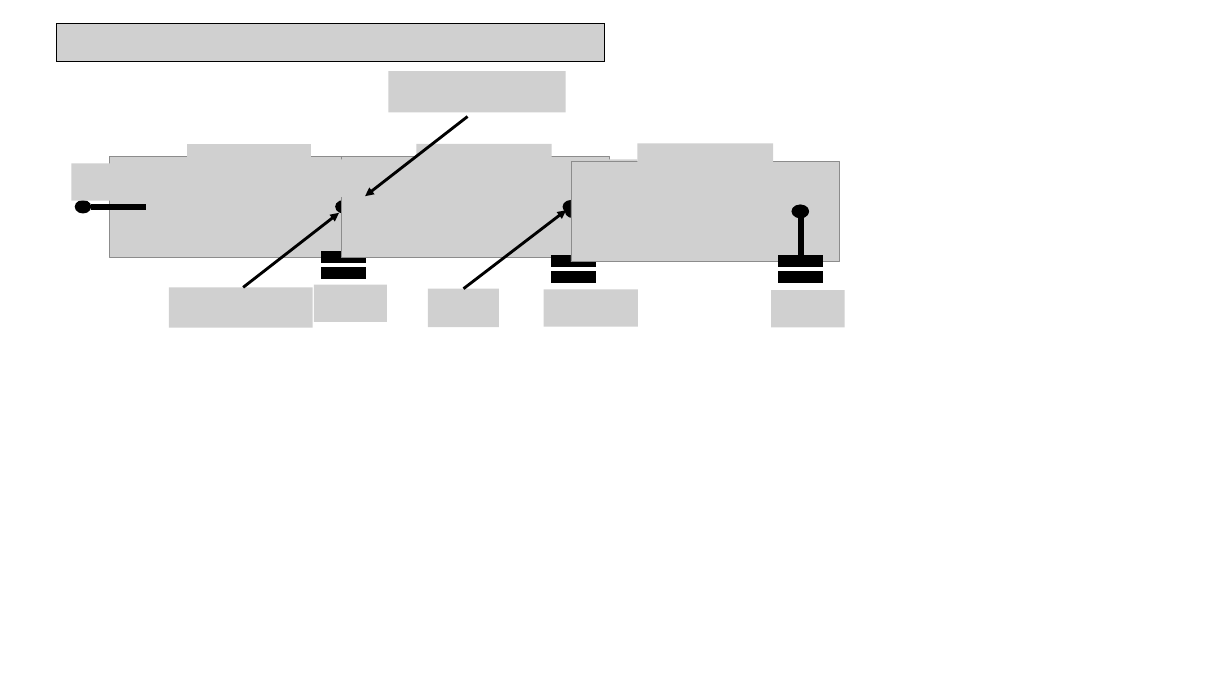
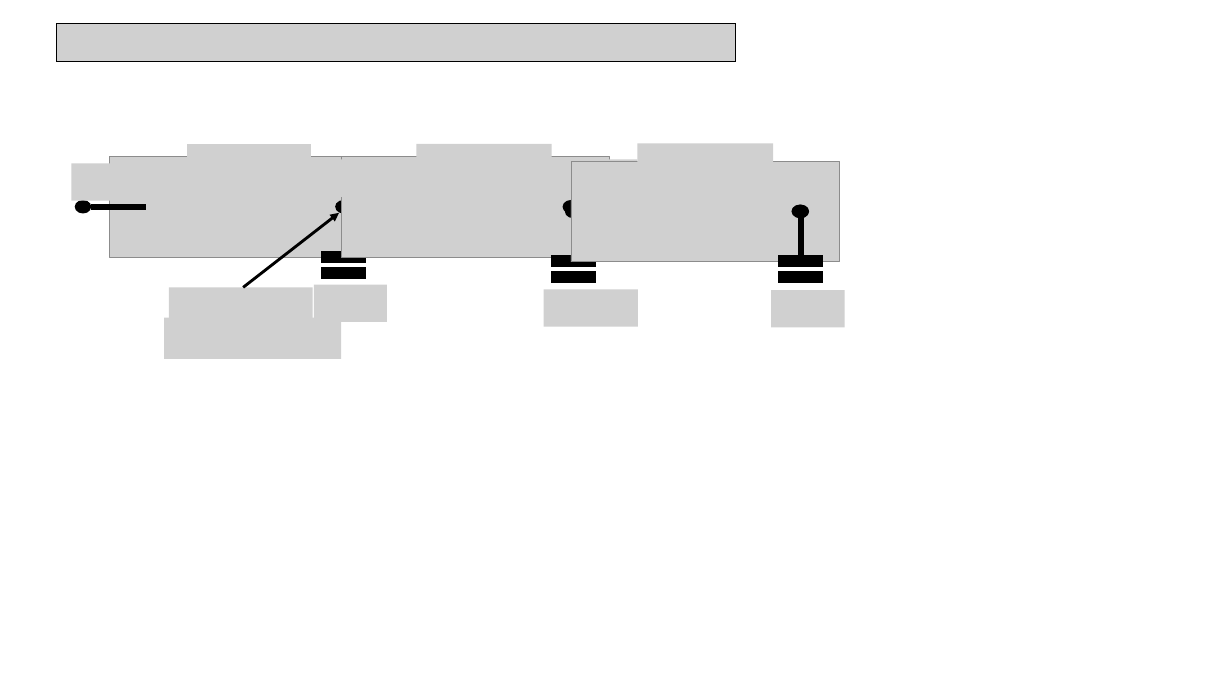
Before and after one commit to xixihaha1995/Hybrid_RC_GGMR, a slide deck: slide 1 of rc_network.pptx (slide 2 before the commit). Drawn at 1232x693 pixels with LibreOffice and Linux fonts; fonts in the diff are those of the drawing; grey boxes stand for pictures. Boxes give left, top, right and bottom in pixels: in the first picture for what was removed or moved away, otherwise in the second. Text is boxed around its words. In the diff, an @@ line names an element or a change of style, - is before the commit and + after.

```diff
--- a/rc_network.pptx
+++ b/rc_network.pptx
@@ picture resized from (x1=56, y1=24, x2=604, y2=61) to (x1=56, y1=24, x2=735, y2=61) @@
@@ picture removed at (x1=388, y1=71, x2=566, y2=113) @@
@@ arrow removed from (468, 116) to (365, 196) @@
@@ arrow removed from (464, 288) to (567, 211) @@
@@ picture removed at (x1=428, y1=288, x2=499, y2=327) @@
@@ picture added at (x1=165, y1=318, x2=342, y2=360) @@
```
Also in this commit, not shown: 2 slides added, 13 other files.
